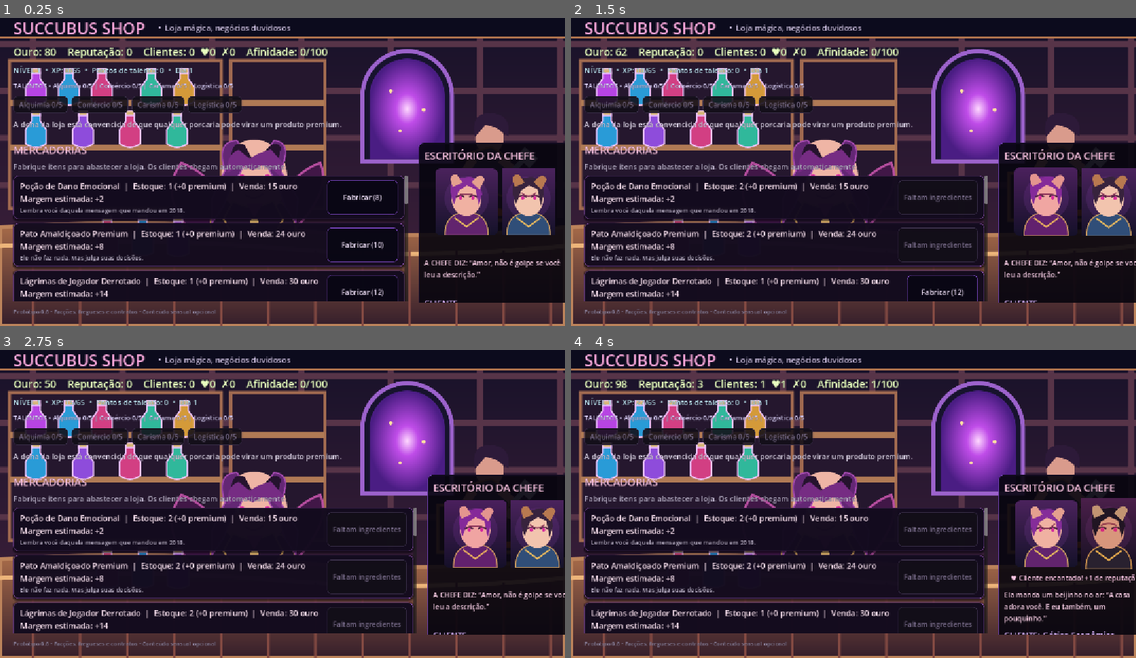
Above: before the commit, frames 1-4 (two rows, left to right).
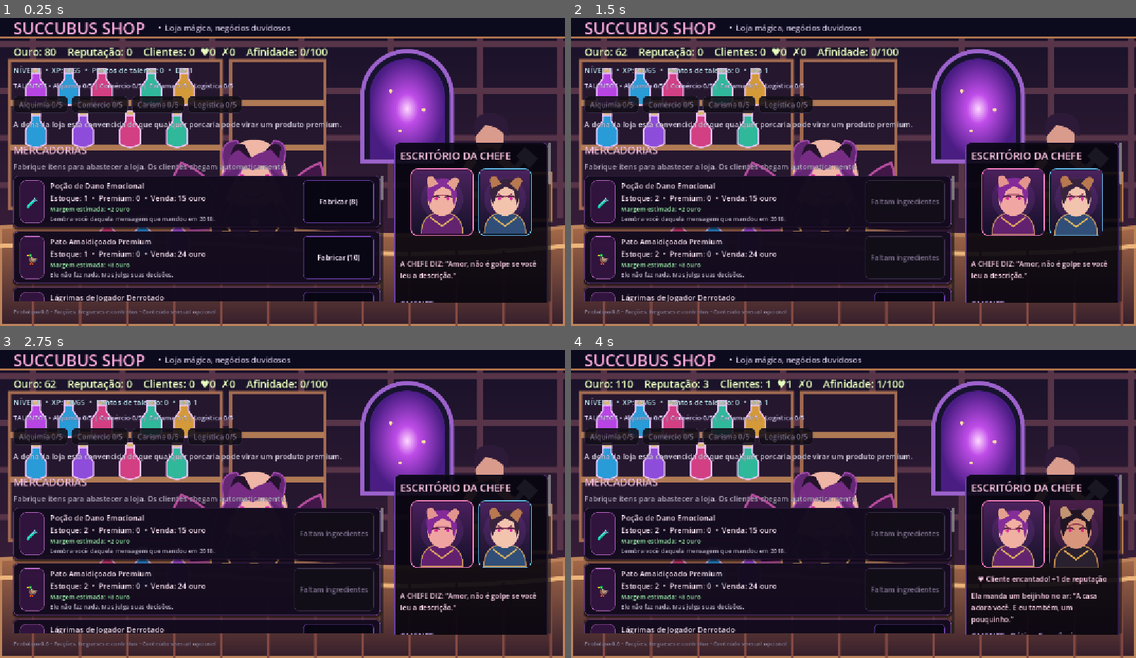
Above: after the commit, the same moments.

Repository: GMGuimaraes/succubus-shop
Game: Godot game, scene res://main.tscn
Same seed, same stepped clock (60 frames per second), same inputs: the game is played once before the commit and once after it.
Inputs (mouse positions are in pixels of both pictures, inside the frame that each line leads up to):
- Up to frame 1 (0.25 s): no input
- Up to frame 2 (1.5 s): click "Fabricar (8)" at 0.5 s; click "Fabricar (10)" at 1.25 s
- Up to frame 3 (2.75 s): click "Fabricar (12)" at 2 s
- Up to frame 4 (4 s): click (910, 645) at 2.75 s, where only the run after the commit has a clickable "Fabricar (12)"; click (910, 645) at 3.5 s, where only the run after the commit has a clickable "Fabricar (12)"

The runs differ from the first frame. In frame 1, 18% of the frame differs, in the area x 2-100%, y 40-93%; in frame 2, 18%; in frame 3, 18%; in frame 4, 19%, in the area x 2-100%, y 9-93%.

Commit message:
Polish shop portraits and product presentation

Diff:
--- a/main.gd
+++ b/main.gd
@@ -47,6 +47,8 @@
 var ingredient_buttons: Array = []
 var last_event: String = "Bem-vindo! Vamos transformar esta espelunca em um império."
 
+const PRODUCT_ICONS := ["🧪", "🦆", "💧", "📦", "✨", "🐟", "🌀", "💎", "📜", "☕"]
+
 var products: Array = [
 	{"name": "Poção de Dano Emocional", "cost": 8, "price": 15, "stock": 1, "ingredients": {"essencia": 1}, "desc": "Lembra você daquela mensagem que mandou em 2018."},
 	{"name": "Pato Amaldiçoado Premium", "cost": 10, "price": 24, "stock": 1, "ingredients": {"pena": 1}, "desc": "Ele não faz nada. Mas julga suas decisões."},
@@ -75,6 +77,7 @@
 var products_box: VBoxContainer
 var craft_buttons: Array = []
 var product_labels: Array = []
+var product_margin_labels: Array = []
 var upgrade_button: Button
 var imp_button: Button
 var private_button: Button
@@ -277,15 +280,39 @@
 		row.add_theme_constant_override("separation", 12)
 		card.add_child(row)
 
+		var icon_badge := PanelContainer.new()
+		icon_badge.custom_minimum_size = Vector2(52, 52)
+		var icon_style := StyleBoxFlat.new()
+		icon_style.bg_color = Color(0.20, 0.08, 0.25, 0.95)
+		icon_style.border_color = Color(0.72, 0.40, 0.77, 0.95)
+		icon_style.set_border_width_all(1)
+		icon_style.set_corner_radius_all(12)
+		icon_badge.add_theme_stylebox_override("panel", icon_style)
+		row.add_child(icon_badge)
+		var icon_label := Label.new()
+		icon_label.text = PRODUCT_ICONS[i]
+		icon_label.horizontal_alignment = HORIZONTAL_ALIGNMENT_CENTER
+		icon_label.vertical_alignment = VERTICAL_ALIGNMENT_CENTER
+		icon_label.add_theme_font_size_override("font_size", 27)
+		icon_badge.add_child(icon_label)
+
 		var info := VBoxContainer.new()
 		info.size_flags_horizontal = Control.SIZE_EXPAND_FILL
+		info.add_theme_constant_override("separation", 3)
 		row.add_child(info)
 
 		var product_label := Label.new()
-		product_label.add_theme_font_size_override("font_size", 17)
+		product_label.add_theme_font_size_override("font_size", 16)
 		product_label.add_theme_color_override("font_color", Color(1.0, 0.9, 0.96))
+		product_label.autowrap_mode = TextServer.AUTOWRAP_WORD_SMART
 		info.add_child(product_label)
 		product_labels.append(product_label)
+
+		var margin_label := Label.new()
+		margin_label.add_theme_font_size_override("font_size", 13)
+		margin_label.add_theme_color_override("font_color", Color(0.65, 1.0, 0.72))
+		info.add_child(margin_label)
+		product_margin_labels.append(margin_label)
 
 		var desc := Label.new()
 		desc.text = str(products[i]["desc"])
@@ -396,19 +423,43 @@
 	portrait_row.add_theme_constant_override("separation", 10)
 	right.add_child(portrait_row)
 
+	var seller_frame := PanelContainer.new()
+	var seller_frame_style := StyleBoxFlat.new()
+	seller_frame_style.bg_color = Color(0.17, 0.055, 0.16, 0.98)
+	seller_frame_style.border_color = Color(1.0, 0.52, 0.80, 1.0)
+	seller_frame_style.set_border_width_all(2)
+	seller_frame_style.set_corner_radius_all(14)
+	seller_frame_style.content_margin_left = 4
+	seller_frame_style.content_margin_right = 4
+	seller_frame_style.content_margin_top = 4
+	seller_frame_style.content_margin_bottom = 4
+	seller_frame.add_theme_stylebox_override("panel", seller_frame_style)
+	portrait_row.add_child(seller_frame)
 	seller_portrait = TextureRect.new()
-	seller_portrait.custom_minimum_size = Vector2(132, 142)
+	seller_portrait.custom_minimum_size = Vector2(126, 136)
 	seller_portrait.expand_mode = TextureRect.EXPAND_IGNORE_SIZE
 	seller_portrait.stretch_mode = TextureRect.STRETCH_KEEP_ASPECT_COVERED
 	seller_portrait.texture = load(seller_portrait_paths["neutral"])
-	portrait_row.add_child(seller_portrait)
-
+	seller_frame.add_child(seller_portrait)
+
+	var customer_frame := PanelContainer.new()
+	var customer_frame_style := StyleBoxFlat.new()
+	customer_frame_style.bg_color = Color(0.045, 0.10, 0.16, 0.98)
+	customer_frame_style.border_color = Color(0.43, 0.80, 1.0, 0.95)
+	customer_frame_style.set_border_width_all(2)
+	customer_frame_style.set_corner_radius_all(14)
+	customer_frame_style.content_margin_left = 4
+	customer_frame_style.content_margin_right = 4
+	customer_frame_style.content_margin_top = 4
+	customer_frame_style.content_margin_bottom = 4
+	customer_frame.add_theme_stylebox_override("panel", customer_frame_style)
+	portrait_row.add_child(customer_frame)
 	customer_portrait = TextureRect.new()
-	customer_portrait.custom_minimum_size = Vector2(112, 122)
+	customer_portrait.custom_minimum_size = Vector2(106, 116)
 	customer_portrait.expand_mode = TextureRect.EXPAND_IGNORE_SIZE
 	customer_portrait.stretch_mode = TextureRect.STRETCH_KEEP_ASPECT_COVERED
 	customer_portrait.texture = load(customer_portrait_paths[0])
-	portrait_row.add_child(customer_portrait)
+	customer_frame.add_child(customer_portrait)
 
 	reaction_label = Label.new()
 	reaction_label.custom_minimum_size = Vector2(260, 24)
@@ -1042,10 +1093,13 @@
 		var demand_marker := "  ✦ EM ALTA" if i == _demand_index() else ""
 		if unlocked:
 			var margin := _estimated_margin(item)
-			var margin_label := "Margem estimada: +%d" % margin if margin >= 0 else "Margem estimada: %d" % margin
-			product_labels[i].text = "%s  |  Estoque: %d (+%d premium)  |  Venda: %d ouro%s\n%s" % [item["name"], item["stock"], premium_count, item["price"], demand_marker, margin_label]
+			product_labels[i].text = "%s%s\nEstoque: %d  •  Premium: %d  •  Venda: %d ouro" % [item["name"], demand_marker, item["stock"], premium_count, item["price"]]
+			product_margin_labels[i].text = "Margem estimada: %s%d ouro" % ["+" if margin >= 0 else "−", abs(margin)]
+			product_margin_labels[i].add_theme_color_override("font_color", Color(0.65, 1.0, 0.72) if margin >= 0 else Color(1.0, 0.55, 0.55))
 		else:
-			product_labels[i].text = "🔒 %s  |  Desbloqueia no nível %d" % [item["name"], required_level]
+			product_labels[i].text = "🔒 %s  •  Desbloqueia no nível %d" % [item["name"], required_level]
+			product_margin_labels[i].text = "Receita bloqueada — continue evoluindo"
+			product_margin_labels[i].add_theme_color_override("font_color", Color(0.67, 0.62, 0.73))
 		var craft_cost := maxi(1, int(round(float(item["cost"]) * (1.0 - 0.05 * alchemy_rank))))
 		var missing_ingredients: Array[String] = []
 		if unlocked:
